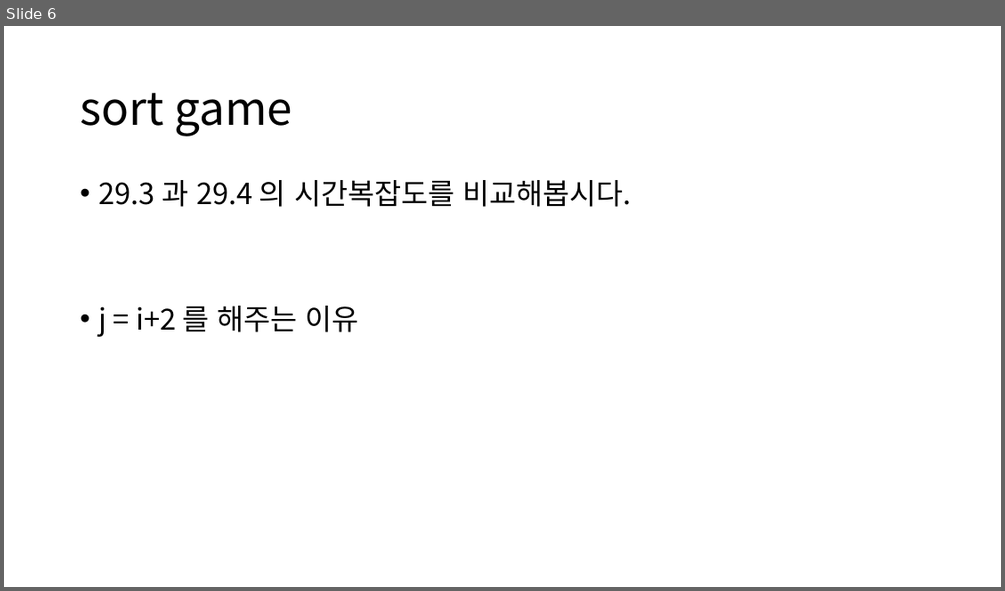
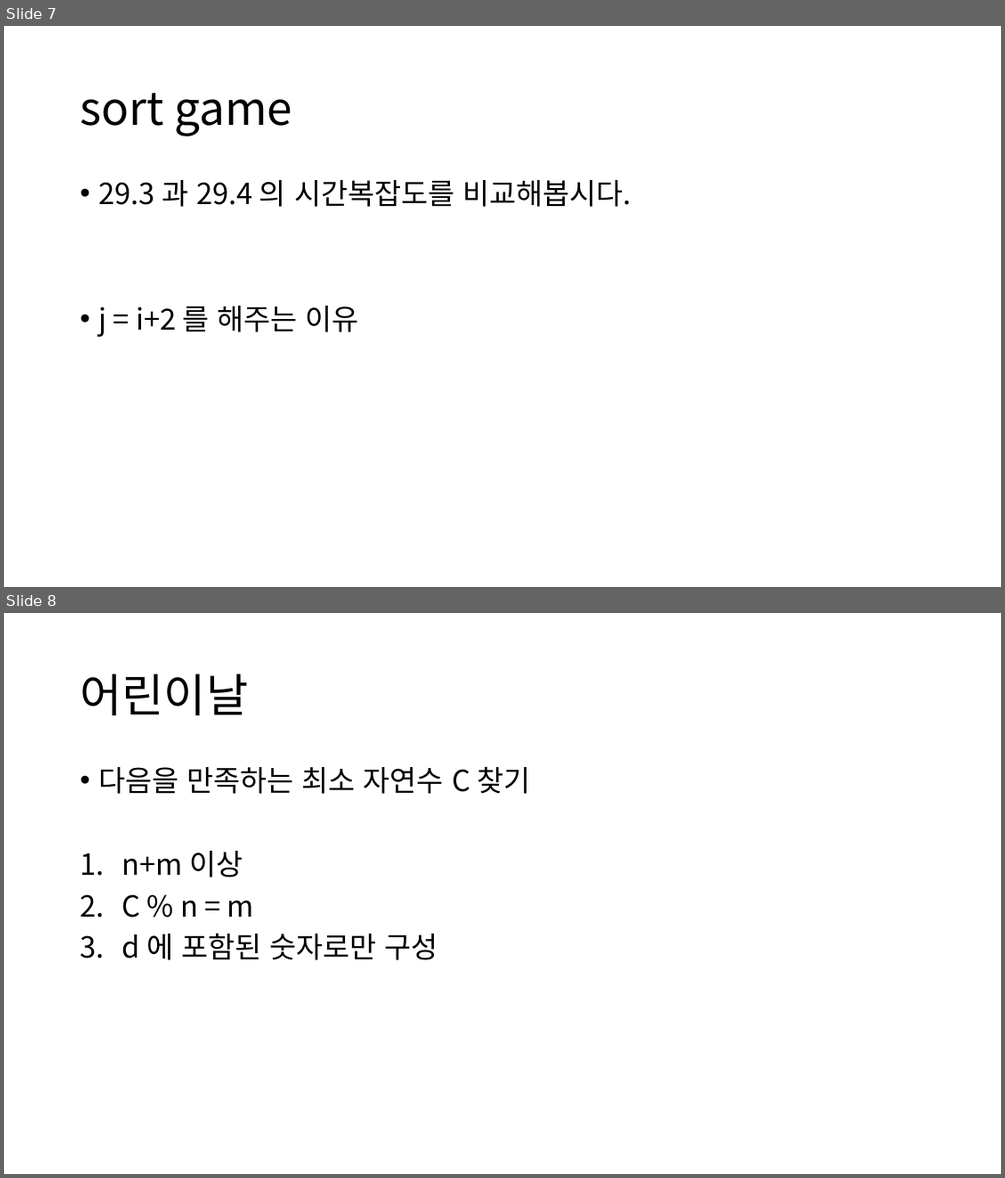
Before and after one commit to ALGOSOPT/algosopt, a slide deck: Chapter29/bfs.pptx. Shown one above the other, each under a label of ours: slide 6 before the commit, slides 7 and 8 after it. The pictures are 1005x591 and 1005x1178 pixels, drawn with LibreOffice and Linux fonts; fonts in the diff are those of the drawing. Boxes give left, top, right and bottom in pixels: in the first picture for what was removed or moved away, otherwise in the second. Text is boxed around its words. In the diff, an @@ line names an element or a change of style, - is before the commit and + after.

```diff
--- a/Chapter29/bfs.pptx
+++ b/Chapter29/bfs.pptx
@@ slide 8 added at [4, 613, 1001, 1174], background #FFFFFF @@
@@ title added at [80, 674, 248, 715], 44 pt, text #000000 @@
+어린이날
@@ text added at [98, 767, 530, 960], 28 pt, text #000000 @@
+• 다음을 만족하는 최소 자연수 C 찾기
+1. n+m 이상
+2. C % n = m
+3. d 에 포함된 숫자로만 구성
@@ what was slide 6 is now slide 7 @@
```
Also in this commit, not shown: 2 slides changed, 7 other slides added, 1 slide removed.
